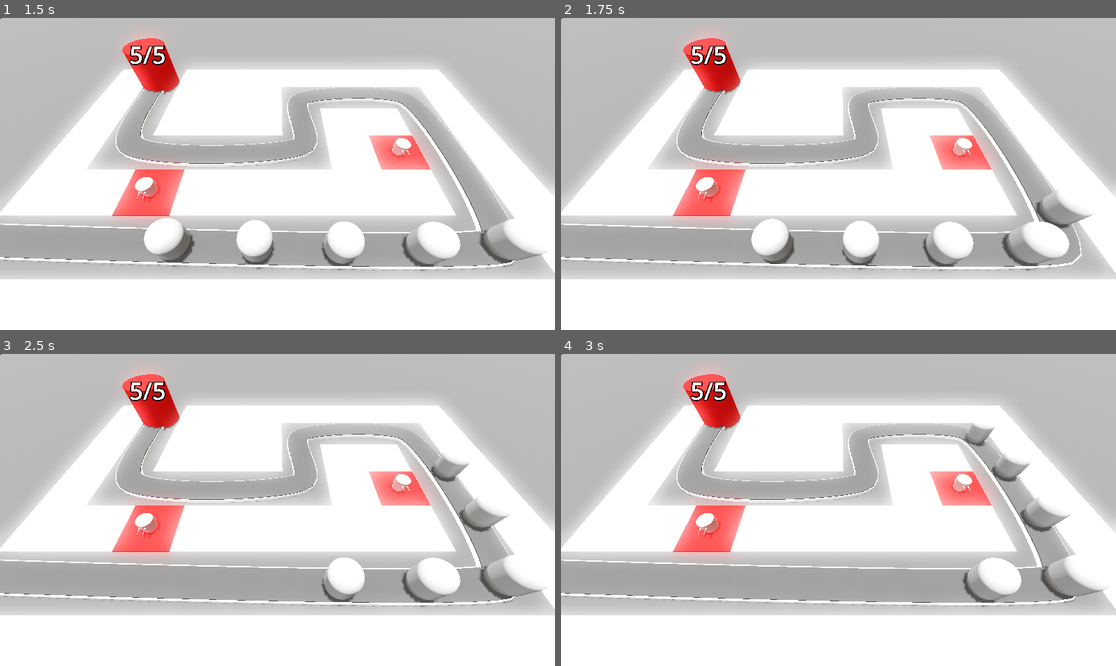
Above: before the commit, frames 1-4 (two rows, left to right).
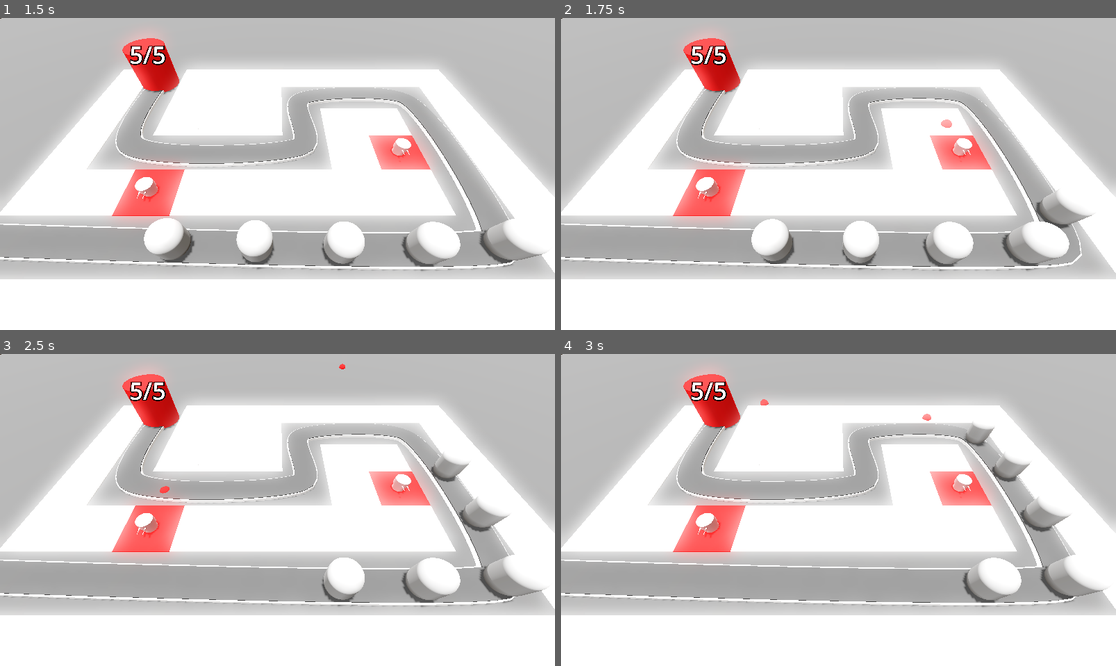
Above: after the commit, the same moments.

Repository: fbcs-jourdan/Barbarian-Blaster
Game: Godot game, scene res://base_level.tscn
The game is run twice, just before and just after one commit, with the same random seed, the same clock (stepped at 60 frames per second) and the same inputs.
Inputs (mouse positions are in pixels of both pictures, inside the frame that each line leads up to):
- Up to frame 1 (1.5 s): move the mouse to (399, 158) at 0.52 s; click (399, 158) at 0.6 s; move the mouse to (166, 189) at 1.27 s; click (166, 189) at 1.35 s
- Up to frame 2 (1.75 s): no input
- Up to frame 3 (2.5 s): move the mouse to (333, 441) at 2.02 s; click (333, 441) at 2.1 s
- Up to frame 4 (3 s): move the mouse to (810, 572) at 2.77 s; click (810, 572) at 2.85 s

Frame 1 is identical in both runs. In frame 2, less than 0.1% of the frame differs, in the area x 68-71%, y 32-36%; in frame 3, less than 0.1%; in frame 4, less than 0.1%, in the area x 35-67%, y 14-22%.

Commit message:
add projectile

Diff:
--- /dev/null
+++ b/barbarian-blaster/turret/projectile.gd
@@ -0,0 +1,16 @@
+extends Area3D
+
+var direction := Vector3.FORWARD
+
+@export var speed := 30.0
+
+func _physics_process(delta: float) -> void:
+	position += direction * speed * delta
+
+
+func _on_timer_timeout() -> void:
+	remove_proj()
+
+
+func remove_proj() -> void:
+	queue_free()
--- /dev/null
+++ b/barbarian-blaster/turret/projectile.tscn
@@ -0,0 +1,27 @@
+[gd_scene load_steps=5 format=3 uid="uid://bxmcqhokvsulh"]
+
+[ext_resource type="Script" uid="uid://5fsvwkn8jqia" path="res://turret/projectile.gd" id="1_xw3pi"]
+
+[sub_resource type="StandardMaterial3D" id="StandardMaterial3D_akgne"]
+albedo_color = Color(1, 0, 0, 1)
+
+[sub_resource type="SphereMesh" id="SphereMesh_a85iw"]
+material = SubResource("StandardMaterial3D_akgne")
+
+[sub_resource type="SphereShape3D" id="SphereShape3D_qxf0c"]
+
+[node name="Projectile" type="Area3D"]
+top_level = true
+script = ExtResource("1_xw3pi")
+
+[node name="MeshInstance3D" type="MeshInstance3D" parent="."]
+mesh = SubResource("SphereMesh_a85iw")
+
+[node name="CollisionShape3D" type="CollisionShape3D" parent="."]
+shape = SubResource("SphereShape3D_qxf0c")
+
+[node name="Timer" type="Timer" parent="."]
+wait_time = 2.0
+autostart = true
+
+[connection signal="timeout" from="Timer" to="." method="_on_timer_timeout"]
--- /dev/null
+++ b/barbarian-blaster/turret/turret.gd
@@ -0,0 +1,9 @@
+extends Node3D
+
+var projectile = preload("res://turret/projectile.tscn")
+@onready var timer: Timer = $Timer
+
+func _on_timer_timeout() -> void:
+	var proj = projectile.instantiate()
+	add_child(proj)
+	proj.global_position = global_position
--- a/barbarian-blaster/turret/turret.tscn
+++ b/barbarian-blaster/turret/turret.tscn
@@ -1,4 +1,6 @@
-[gd_scene load_steps=5 format=3 uid="uid://cffd2m2hhbgm5"]
+[gd_scene load_steps=6 format=3 uid="uid://cffd2m2hhbgm5"]
+
+[ext_resource type="Script" uid="uid://curhngalfe6xj" path="res://turret/turret.gd" id="1_vfthy"]
 
 [sub_resource type="CylinderMesh" id="CylinderMesh_pweg5"]
 height = 1.0
@@ -19,6 +21,7 @@
 height = 0.4
 
 [node name="Turret" type="Node3D"]
+script = ExtResource("1_vfthy")
 
 [node name="TurretBase" type="MeshInstance3D" parent="."]
 transform = Transform3D(1, 0, 0, 0, 1, 0, 0, 0, 1, 0, 0.5, 0)
@@ -47,3 +50,8 @@
 transform = Transform3D(1, 0, 0, 0, -4.371139e-08, -1, 0, 1, -4.371139e-08, 0.20028591, 0.028435946, 0.8949795)
 mesh = SubResource("CylinderMesh_1p48p")
 skeleton = NodePath("../..")
+
+[node name="Timer" type="Timer" parent="."]
+autostart = true
+
+[connection signal="timeout" from="Timer" to="." method="_on_timer_timeout"]
Not shown, added: barbarian-blaster/turret/projectile.gd.uid
Not shown, added: barbarian-blaster/turret/turret.gd.uid
